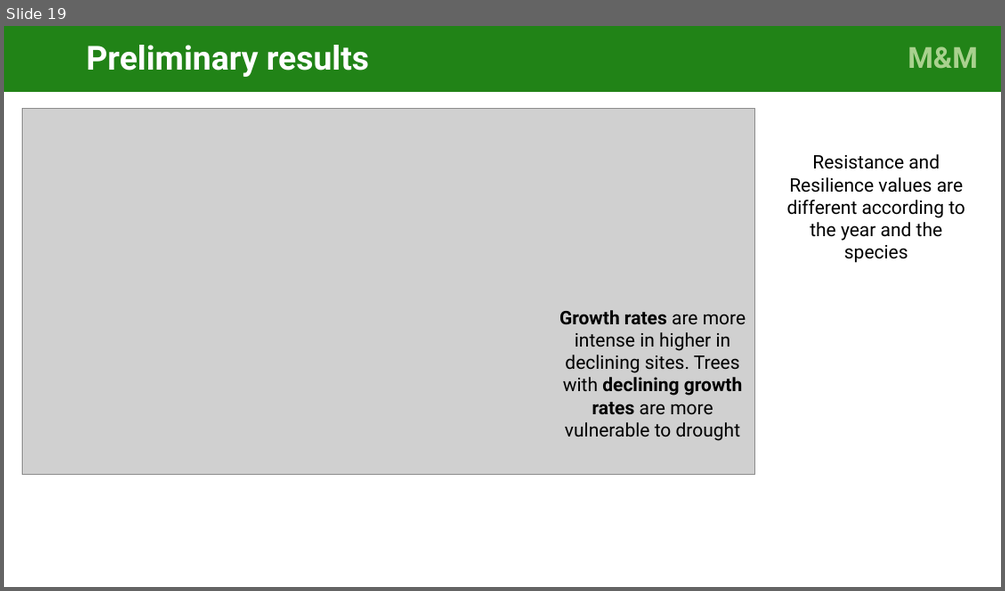
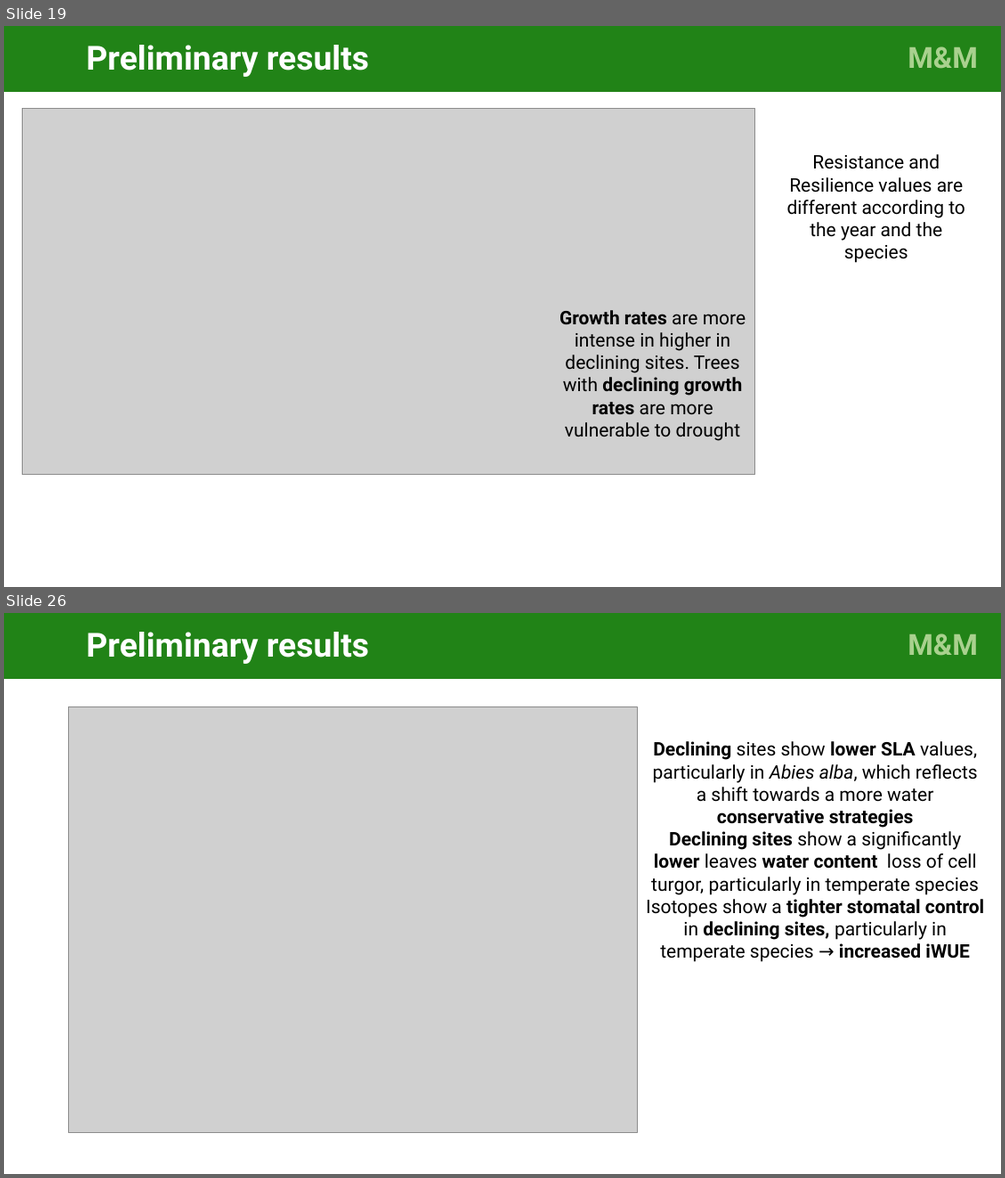
Before and after one commit to cris-fernandez/Tesis_Individuo, a slide deck: 06_ppts/exploratory_analysis_figures_v3-CFB-CG.pptx. Shown one above the other, each under a label of ours: slide 19 before the commit, slides 19 and 26 after it; the slides between them are not shown. The pictures are 1005x591 and 1005x1178 pixels, drawn with LibreOffice and Linux fonts; fonts in the diff are those of the drawing; grey boxes stand for pictures. Boxes give left, top, right and bottom in pixels: in the first picture for what was removed or moved away, otherwise in the second. Text is boxed around its words. In the diff, an @@ line names an element or a change of style, - is before the commit and + after.

Commit message:
Corrected a small error in RR scripts, also added a RR per species :)

```diff
--- a/06_ppts/exploratory_analysis_figures_v3-CFB-CG.pptx
+++ b/06_ppts/exploratory_analysis_figures_v3-CFB-CG.pptx
@@ slide 26 added at <box>4,613,1001,1174</box>, background #FFFFFF @@
@@ title added at <box>4,613,797,679</box>, fill #218317, 32 pt, text #FFFFFF, bold @@
+Preliminary results
@@ rectangle added at <box>797,613,1001,679</box>, fill #218317, 28 pt, text #A9D18E, bold @@
+M&M .
@@ picture added at <box>68,706,637,1133</box> @@
@@ text added at <box>646,741,984,962</box>, 18 pt, text #000000 @@
+  Declining sites show lower SLA values, particularly in Abies alba, which reflects a shift towards a more water conservative strategies
+  Declining sites show a significantly lower leaves water content loss of cell turgor, particularly in temperate species
+  Isotopes show a tighter stomatal control in declining sites, particularly in temperate species → increased iWUE
```
Also in this commit, not shown: 1 slide changed, 6 other slides added, 1 slide removed, 5 other files.
